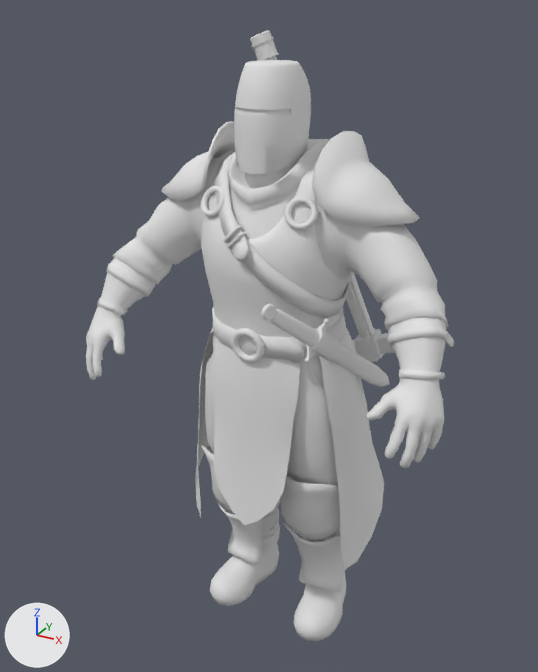
A saved change to the glTF model models/knight/scene.gltf.
Before and after are seen from a camera (50 mm lens) standing at (110.0, -213.0, 220.0) and looking at (-5.0, -5.0, 116.0). Every picture has the same lights, and +X, +Y and +Z are marked at lower left. The older version comes first. Where no turn or scale is listed for an object, it has been applied to the vertices.

In view in the first picture: 'Maul_weapons_0', 'Object_7', 'Object_9', 'dagger_weapons_0', 'daggercase_weapons_0'.
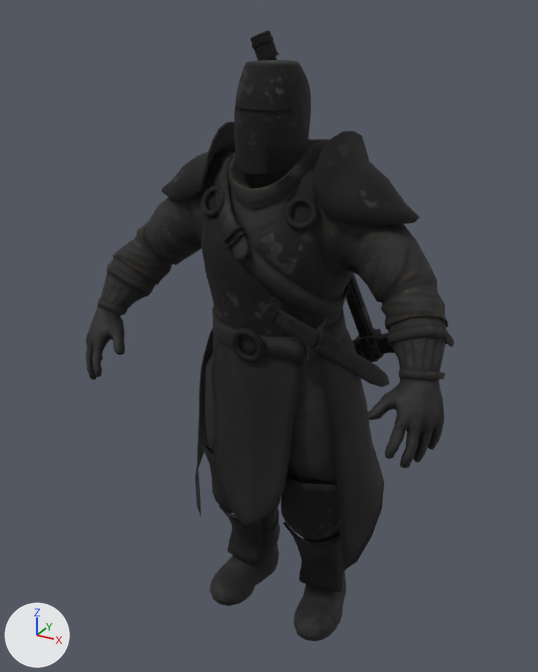
Location of each change, [x1, y1, x2, y2] in pixels of the pictures (538 x 672 px):
```json
{"object": "Object_9", "change": "surface changed", "before": [86, 60, 454, 641], "after": [86, 60, 454, 641], "on screen": "white to black"}
{"object": "Object_7", "change": "surface changed", "before": [195, 328, 384, 569], "after": [195, 328, 384, 569], "on screen": "white to black"}
{"object": "Maul_weapons_0", "change": "surface changed", "before": [250, 30, 395, 362], "after": [250, 30, 395, 362]}
{"object": "daggercase_weapons_0", "change": "surface changed", "before": [316, 333, 390, 387], "after": [316, 333, 390, 387], "on screen": "white to black"}
{"object": "dagger_weapons_0", "change": "surface changed", "before": [261, 304, 329, 363], "after": [261, 304, 329, 363], "on screen": "white to black"}
```

Edits to the scene script, one JSON object a line:
```json
{"op": "add", "block": "img_knight_diffuse_png", "code": ["img_knight_diffuse_png = load_image('knight_diffuse.png', 'textures/knight_diffuse.png', 512, 512, 'sRGB')"]}
{"op": "add", "block": "img_cloth_diffuse_png", "code": ["img_cloth_diffuse_png = load_image('cloth_diffuse.png', 'textures/cloth_diffuse.png', 512, 512, 'sRGB')"]}
{"op": "add", "block": "img_weapons_diffuse_png", "code": ["img_weapons_diffuse_png = load_image('weapons_diffuse.png', 'textures/weapons_diffuse.png', 512, 512, 'sRGB')"]}
{"op": "remove", "block": "mat_weapons", "code": "mat_weapons.base_color = (0.8, 0.8, 0.8)  # white #e7e7e7"}
{"op": "add", "block": "mat_weapons", "code": "mat_weapons.texture = img_weapons_diffuse_png"}
{"op": "set", "path": "mat_weapons.metallic", "old": "0.15", "new": "0.1"}
{"op": "set", "path": "mat_weapons.roughness", "old": "0.8", "new": "0.85"}
{"op": "remove", "block": "mat_cloth", "code": "mat_cloth.base_color = (0.8, 0.8, 0.8)  # white #e7e7e7"}
{"op": "add", "block": "mat_cloth", "code": "mat_cloth.texture = img_cloth_diffuse_png"}
{"op": "set", "path": "mat_cloth.metallic", "old": "0.15", "new": "0.1"}
{"op": "set", "path": "mat_cloth.roughness", "old": "0.8", "new": "0.85"}
{"op": "remove", "block": "mat_knight", "code": "mat_knight.base_color = (0.8, 0.8, 0.8)  # white #e7e7e7"}
{"op": "add", "block": "mat_knight", "code": "mat_knight.texture = img_knight_diffuse_png"}
{"op": "set", "path": "mat_knight.metallic", "old": "0.15", "new": "0.1"}
{"op": "set", "path": "mat_knight.roughness", "old": "0.8", "new": "0.85"}
```
